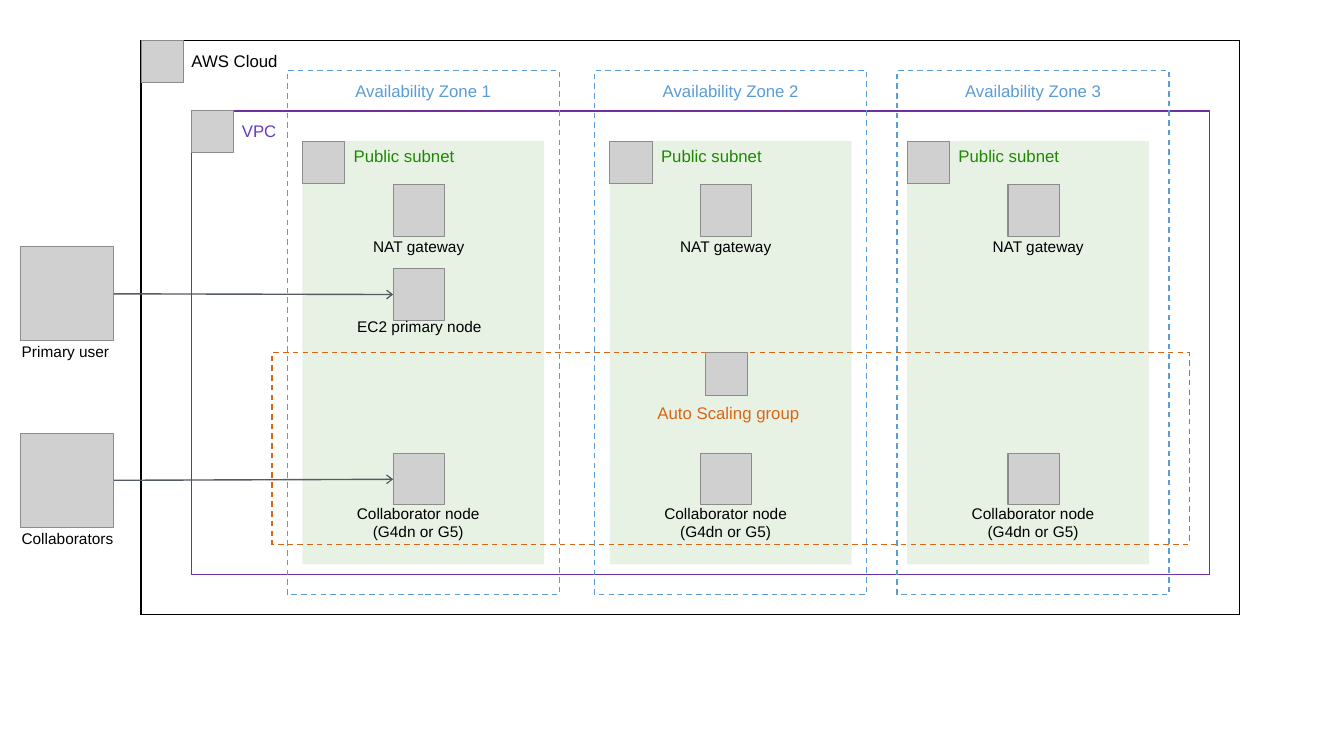
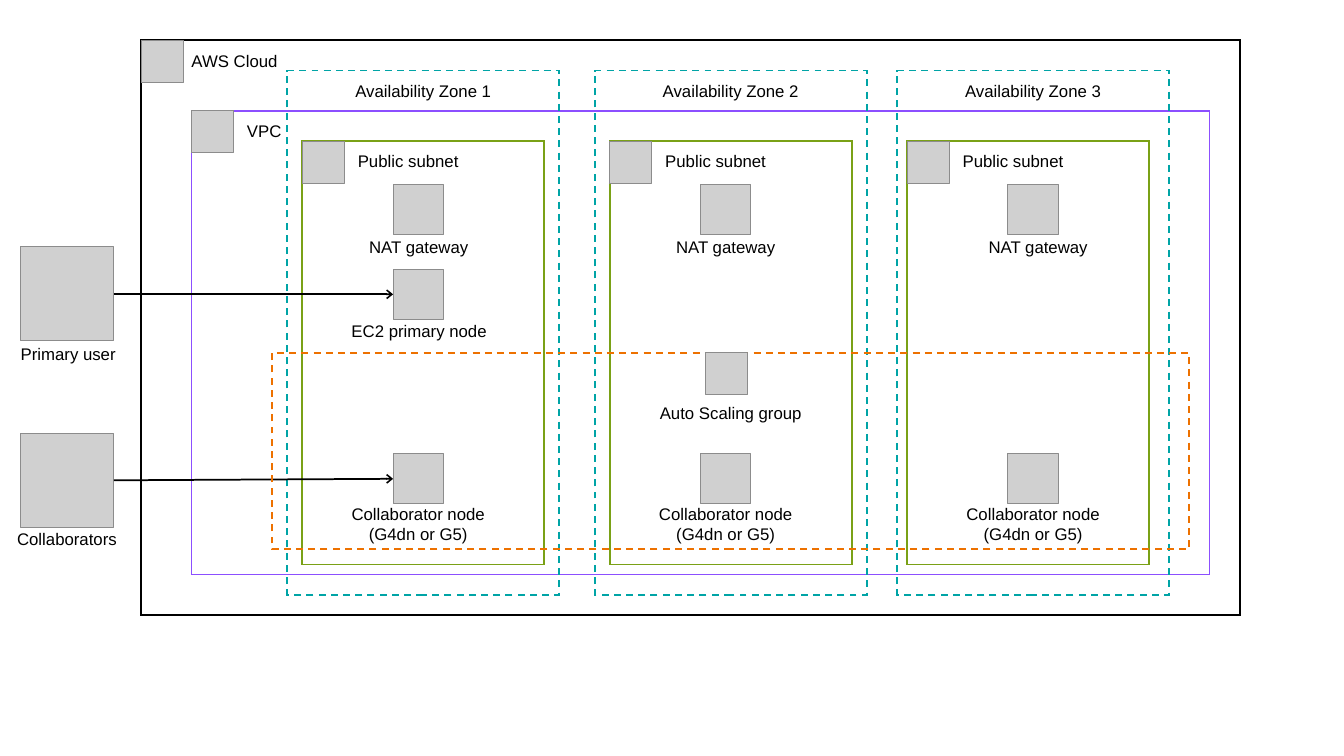
Before and after one commit to aws-quickstart/quickstart-nvidia-cloudxr, a slide deck: slide 1 of docs/deployment_guide/images/nvidia-cloudxr-architecture-diagram.pptx. Drawn at 1344x756 pixels with LibreOffice and Linux fonts; fonts in the diff are those of the drawing; grey boxes stand for pictures. Boxes give left, top, right and bottom in pixels: in the first picture for what was removed or moved away, otherwise in the second. Text is boxed around its words. In the diff, an @@ line names an element or a change of style, - is before the commit and + after.

```diff
--- a/docs/deployment_guide/images/nvidia-cloudxr-architecture-diagram.pptx
+++ b/docs/deployment_guide/images/nvidia-cloudxr-architecture-diagram.pptx
@@ rectangle "AWS Cloud" at [141, 40, 1240, 615]: outline #000000 1 pt to #000000 1.25 pt @@
@@ text colour #5B9CD5 to #000000; outline #5B9CD5 1 pt dashed to #00A4A6 1.25 pt dashed in 3 elements at [287, 71, 560, 595], [595, 71, 867, 595], [897, 71, 1170, 595] @@
@@ rectangle "VPC" at [192, 111, 1210, 575]: text colour #693BC5 to #000000; outline #7030A0 1 pt to #8C4FFF 1.25 pt @@
@@ text colour #1E8900 to #000000; fill #1D8900 at 10% opacity to none; outline none to #7AA116 1.25 pt in 3 elements at [302, 141, 544, 565], [610, 141, 852, 565], [907, 141, 1149, 565] @@
@@ arrow (114, 294) - (393, 294): stroke #545B64 1 pt to #000000 1.25 pt @@
@@ rectangle "Auto Scaling group": place and size @@
-rectangle "Auto Scaling group" at [272, 353, 1190, 544]
+rectangle "Auto Scaling group" at [272, 353, 1190, 549]
@@ rectangle "Auto Scaling group" at [272, 353, 1190, 549]: text colour #D86613 to #000000; outline #D86613 1 pt dashed to #ED7100 1.25 pt dashed @@
@@ arrow (114, 481) - (393, 479): stroke #545B64 1 pt to #000000 1.25 pt @@
@@ size 11 to 12 pt in 9 elements at [369, 241, 468, 257], [676, 241, 775, 257], [989, 241, 1087, 257], [352, 508, 484, 544], [17, 533, 117, 545], [351, 325, 486, 341], [21, 348, 116, 364], [966, 508, 1099, 544], [659, 508, 792, 544] @@
```
Also in this commit, not shown: 1 other file.
